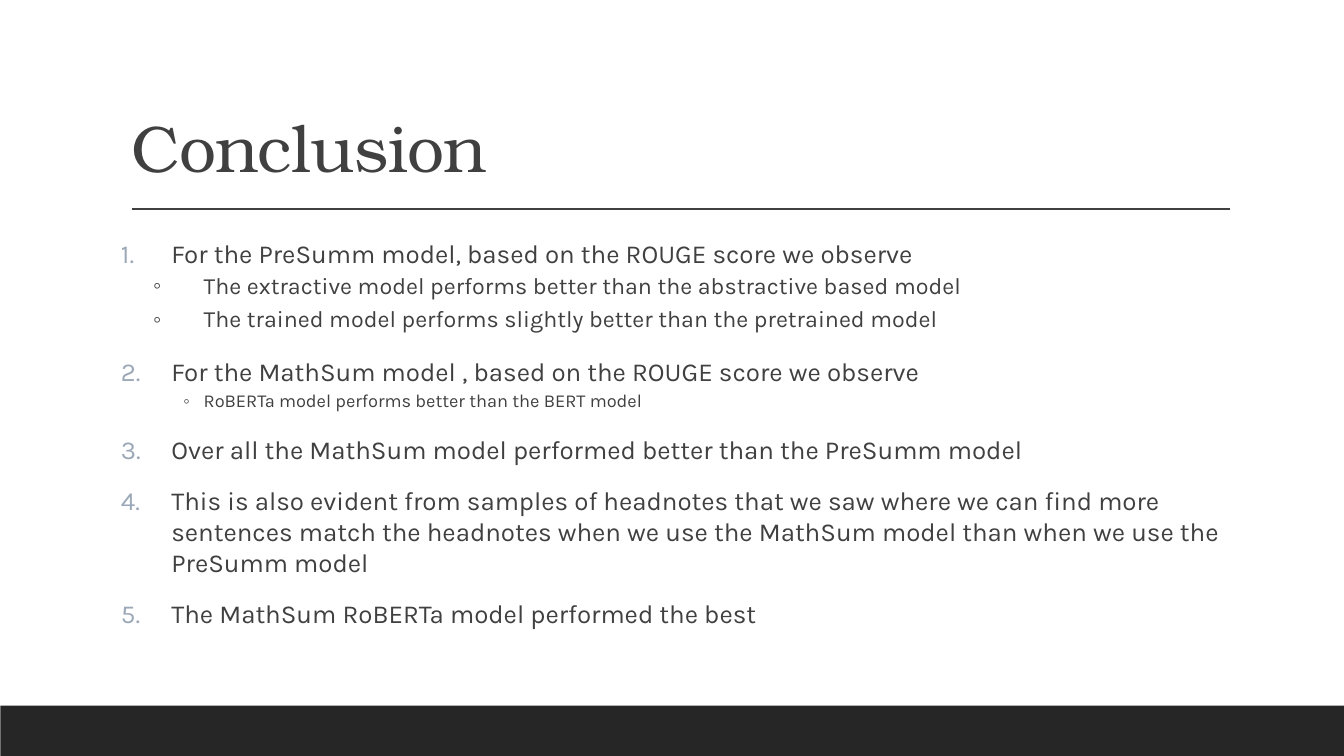
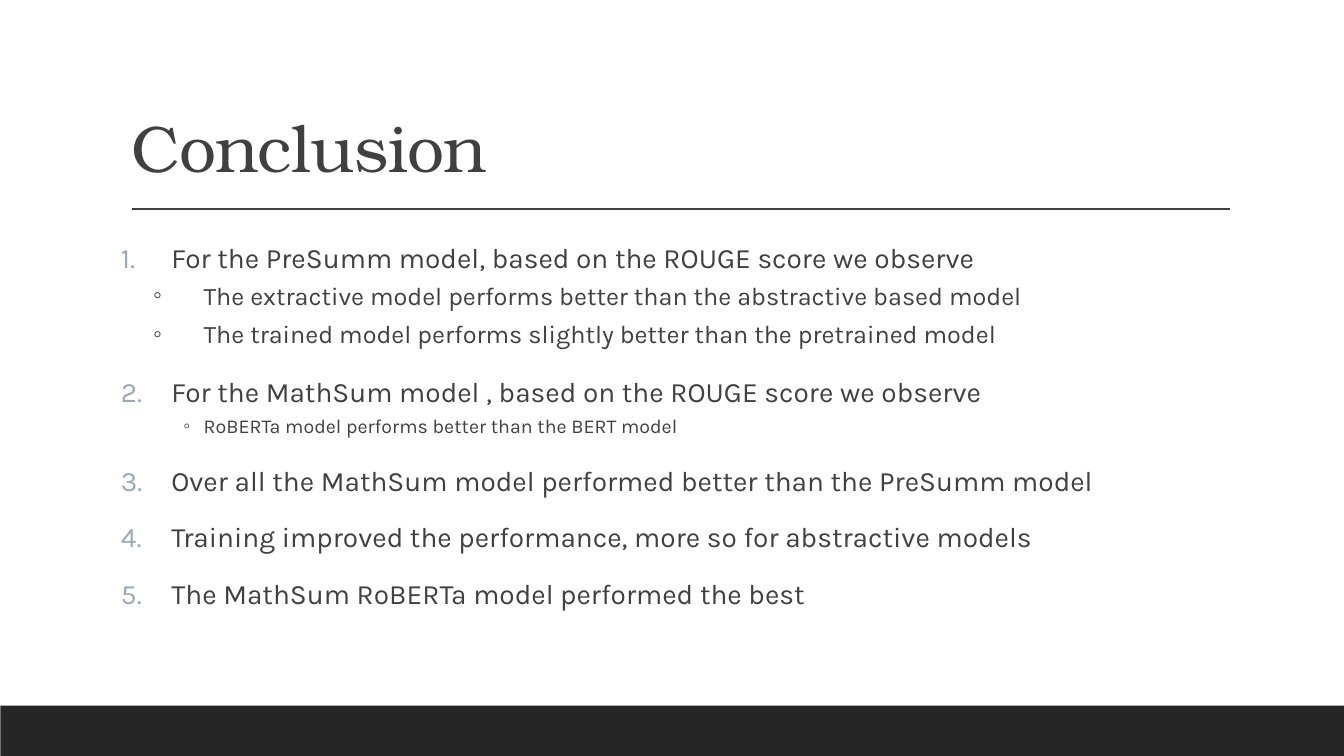
Before and after one commit to gufranpathan/case_law_g45, a slide deck: slide 15 of Group 45 Data Science for Case Law.pptx (slide 16 before the commit). Drawn at 1344x756 pixels with LibreOffice and Linux fonts; fonts in the diff are those of the drawing. Boxes give left, top, right and bottom in pixels: in the first picture for what was removed or moved away, otherwise in the second. Text is boxed around its words. In the diff, an @@ line names an element or a change of style, - is before the commit and + after.

```diff
--- a/Group 45 Data Science for Case Law.pptx
+++ b/Group 45 Data Science for Case Law.pptx
@@ text at [171, 249, 1092, 611]: size 18.5 to 20 pt in "For the PreSumm model, based on the ...", "For the MathSum model , based on ...", "Over all the MathSum model performed better ...", "The MathSum RoBERTa model performed the best"; size 16.6 to 18 pt in "The extractive model performs better than the ...", "The trained model performs slightly better than ..."; size 12.9 to 14 pt in "RoBERTa model performs better than the BERT ..."; line spacing 1 to 1.1; line spacing 0.9 to 1 @@
@@ text at [171, 527, 1032, 554]: text changed; size 18.5 to 20 pt @@
-4. This is also evident from samples of headnotes that we saw where we can find more sentences match the headnotes when we use the MathSum model than when we use the PreSumm model
+4. Training improved the performance, more so for abstractive models
```
Also in this commit, not shown: 4 other slides changed, 1 slide removed.
